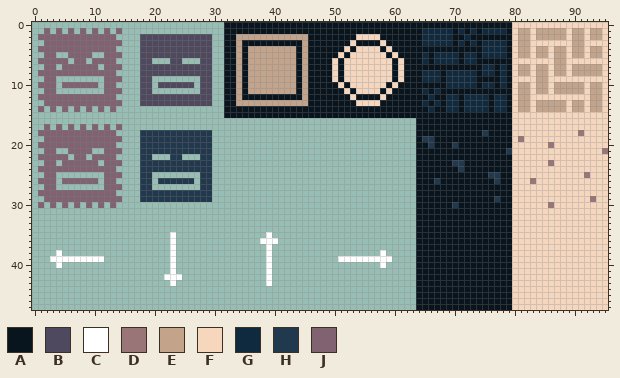
File history of a sprite sheet, data/tileset.png. The first picture shows the starting point.
The file is 96x48 pixels.
Palette (. is transparent): A #08141e  B #4e495f  C #ffffff  D #997577  E #c3a38a  F #f6d6bd  G #0f2a3f  H #20394f  J #816271
After:
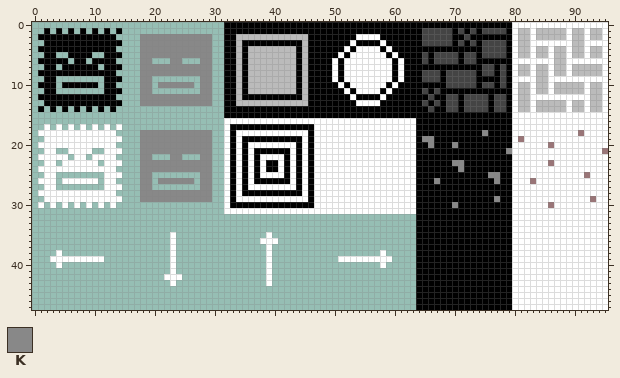
Colours new in this view: K #888888
Change:
colour A: #08141e -> #000000
colour E: #c3a38a -> #bbbbbb
colour G: #0f2a3f -> #444444
Changed rows in their new state; - is a pixel that keeps its letter.
first column x 1:
 0 -------------------------------------------------------------------------------CCCCCCCCCCCCCCCC
 1 -A-A-A-A-A-A-A-----------------------------------------------------------------C--C-----C--C--C
 2 AAAAAAAAAAAAA----KKKKKKKKKKKK------------------------CCCC----------------------C--C-----C--C--C
 3 -AAAAAAAAAAAAA---KKKKKKKKKKKK-----------------------C----C---------------------C--CCCCCCC--CCCC
 4 AAAAAAAAAAAAA----KKKKKKKKKKKK----------------------C-CCCC-C--------------------C--C--C--C--C--C
 5 -AA--AAAA--AAA---KKKKKKKKKKKK---------------------C-CCCCCC-C-------------------C--C--C--C--C--C
 6 AAAAA-AA-AAAA----KK---KK---KK--------------------C-CCCCCCCC-C------------------CCCCCCC--CCCCCCC
 7 -AA-AAAAAA-AAA---KKKKKKKKKKKK--------------------C-CCCCCCCC-C------------------C--C--C--C-----C
 8 AAAAAAAAAAAAA----KKKKKKKKKKKK--------------------C-CCCCCCCC-C------------------C--C--C--C-----C
 9 -AA--------AAA---KK--------KK--------------------C-CCCCCCCC-C------------------CCCC--CCCCCCCCCC
10 AAA-AAAAAA-AA----KK-KKKKKK-KK---------------------C-CCCCCC-C-------------------C--C--C-----C--C
11 -AA--------AAA---KK--------KK----------------------C-CCCC-C--------------------C--C--C-----C--C
12 AAAAAAAAAAAAA----KKKKKKKKKKKK-----------------------C----C---------------------C--CCCCCCCCCC--C
13 -AAAAAAAAAAAAA---KKKKKKKKKKKK------------------------CCCC----------------------C--C-----C--C--C
14 A-A-A-A-A-A-A------------------------------------------------------------------C--C-----C--C--C
15 -------------------------------------------------------------------------------CCCCCCCCCCCCCCCC
16 -------------------------------CCCCCCCCCCCCCCCCCCCCCCCCCCCCCCCC----------------CCCCCCCCCCCCCCCC
17 -C-C-C-C-C-C-C-----------------CAAAAAAAAAAAAAACCCCCCCCCCCCCCCCC----------------CCCCCCCCCCCCCCCC
18 CCCCCCCCCCCCC----KKKKKKKKKKKK--CACCCCCCCCCCCCACCCCCCCCCCCCCCCCC-----------K----CCCCCCCCCCC-CCCC
19 -CCCCCCCCCCCCC---KKKKKKKKKKKK--CACAAAAAAAAAACACCCCCCCCCCCCCCCCC-KK-------------C-CCCCCCCCCCCCCC
20 CCCCCCCCCCCCC----KKKKKKKKKKKK--CACACCCCCCCCACACCCCCCCCCCCCCCCCC--K---K---------CCCCCC-CCCCCCCCC
21 -CC--CCCC--CCC---KKKKKKKKKKKK--CACACAAAAAACACACCCCCCCCCCCCCCCCC---------------KCCCCCCCCCCCCCCC-
22 CCCCC-CC-CCCC----KK---KK---KK--CACACACCCCACACACCCCCCCCCCCCCCCCC----------------CCCCCCCCCCCCCCCC
23 -CC-CCCCCC-CCC---KKKKKKKKKKKK--CACACACAACACACACCCCCCCCCCCCCCCCC------KK--------CCCCCC-CCCCCCCCC
24 CCCCCCCCCCCCC----KKKKKKKKKKKK--CACACACAACACACACCCCCCCCCCCCCCCCC-------K--------CCCCCCCCCCCCCCCC
25 -CC--------CCC---KK--------KK--CACACACCCCACACACCCCCCCCCCCCCCCCC------------KK--CCCCCCCCCCCC-CCC
26 CCC-CCCCCC-CC----KK-KKKKKK-KK--CACACAAAAAACACACCCCCCCCCCCCCCCCC---K---------K--CCC-CCCCCCCCCCCC
27 -CC--------CCC---KK--------KK--CACACCCCCCCCACACCCCCCCCCCCCCCCCC----------------CCCCCCCCCCCCCCCC
28 CCCCCCCCCCCCC----KKKKKKKKKKKK--CACAAAAAAAAAACACCCCCCCCCCCCCCCCC----------------CCCCCCCCCCCCCCCC
29 -CCCCCCCCCCCCC---KKKKKKKKKKKK--CACCCCCCCCCCCCACCCCCCCCCCCCCCCCC-------------K--CCCCCCCCCCCCC-CC
30 C-C-C-C-C-C-C------------------CAAAAAAAAAAAAAACCCCCCCCCCCCCCCCC------K---------CCCCCC-CCCCCCCCC
31 -------------------------------CCCCCCCCCCCCCCCCCCCCCCCCCCCCCCCC----------------CCCCCCCCCCCCCCCC
32 -------------------------------------------------------------------------------CCCCCCCCCCCCCCCC
33 -------------------------------------------------------------------------------CCCCCCCCCCCCCCCC
34 -------------------------------------------------------------------------------CCCCCCCCCCCCCCCC
35 -------------------------------------------------------------------------------CCCCCCCCCCCCCCCC
36 -------------------------------------------------------------------------------CCCCCCCCCCCCCCCC
37 -------------------------------------------------------------------------------CCCCCCCCCCCCCCCC
38 -------------------------------------------------------------------------------CCCCCCCCCCCCCCCC
39 -------------------------------------------------------------------------------CCCCCCCCCCCCCCCC
40 -------------------------------------------------------------------------------CCCCCCCCCCCCCCCC
41 -------------------------------------------------------------------------------CCCCCCCCCCCCCCCC
42 -------------------------------------------------------------------------------CCCCCCCCCCCCCCCC
43 -------------------------------------------------------------------------------CCCCCCCCCCCCCCCC
44 -------------------------------------------------------------------------------CCCCCCCCCCCCCCCC
45 -------------------------------------------------------------------------------CCCCCCCCCCCCCCCC
46 -------------------------------------------------------------------------------CCCCCCCCCCCCCCCC
47 -------------------------------------------------------------------------------CCCCCCCCCCCCCCCC
Where, in picture pixels (left, top, right, bottom), the same in both pictures:
changed: (140, 22, 608, 310)
changed: (38, 28, 122, 208)
